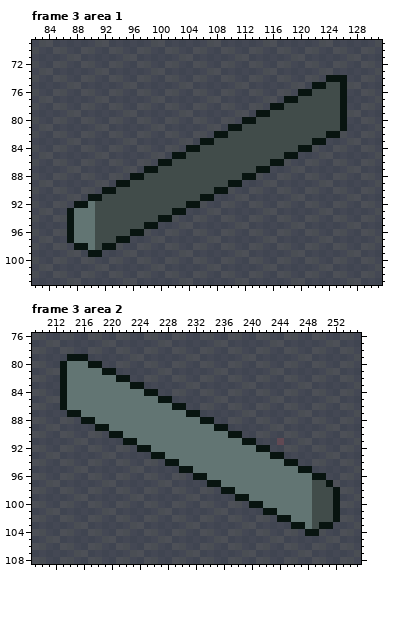
Pixel-art file: assets/img/isometrictest1.aseprite. Above: the version before the commit.
512x512 pixels, 3 frames. Colours within 5 levels of each other are drawn and written as one. Shown: frame 3 area 1: x 82..131, y 69..103; frame 3 area 2: x 209..255, y 76..108. The commit also changed other frames or places, which this record leaves out.
Now the later version:
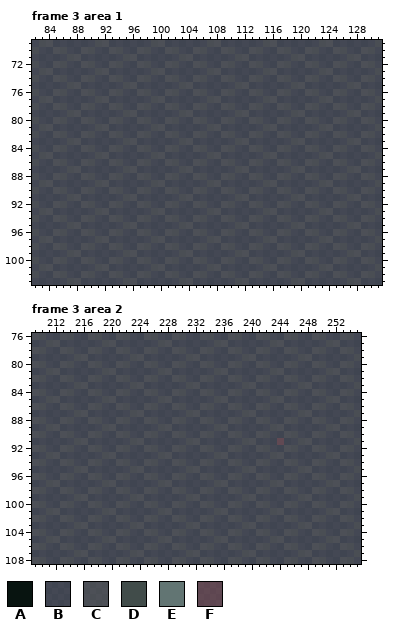
Palette (. is transparent): A #081410  B #241b2fb8  C #362e3ac2  D #414c4a  E #627573  F #502435c2
The exact change:
layer "test22" now hidden
Frame 3 area 1:
y 74: x 124..126 AAA -> BCC
y 75: x 122..126 AADDA -> BBBBB
y 76: x 120..126 AADDDDA -> BCCBBCC
y 77: x 118..126 AADDDDDDA -> BBBBBCCBB
y 78: x 116..126 AADDDDDDDDA -> BCCBBCCBBCC
y 79: x 114..126 AADDDDDDDDDDA -> BBBBBCCBBBBBB
y 80: x 112..126 AADDDDDDDDDDDDA -> BCCBBCCBBCCBBCC
y 81: x 110..126 AADDDDDDDDDDDDDDA -> BBBBBCCBBBBBBCCBB
y 82: x 108..125 AADDDDDDDDDDDDDDAA -> BCCBBCCBBCCBBCCBBC
y 83: x 106..123 AADDDDDDDDDDDDDDAA -> BBBBBCCBBBBBBCCBBB
y 84: x 104..121 AADDDDDDDDDDDDDDAA -> BCCBBCCBBCCBBCCBBC
y 85: x 102..119 AADDDDDDDDDDDDDDAA -> BBBBBCCBBBBBBCCBBB
y 86: x 100..117 AADDDDDDDDDDDDDDAA -> BCCBBCCBBCCBBCCBBC
y 87: x 98..115 AADDDDDDDDDDDDDDAA -> BBBBBCCBBBBBBCCBBB
y 88: x 96..113 AADDDDDDDDDDDDDDAA -> BCCBBCCBBCCBBCCBBC
y 89: x 94..111 AADDDDDDDDDDDDDDAA -> BBBBBCCBBBBBBCCBBB
y 90: x 92..109 AADDDDDDDDDDDDDDAA -> BCCBBCCBBCCBBCCBBC
y 91: x 90..107 AADDDDDDDDDDDDDDAA -> BBBBBCCBBBBBBCCBBB
y 92: x 88..105 AAEDDDDDDDDDDDDDAA -> BCCBBCCBBCCBBCCBBC
y 93: x 87..103 AEEEDDDDDDDDDDDAA -> BBBBCCBBBBBBCCBBB
y 94: x 87..101 AEEEDDDDDDDDDAA -> BBCCBBCCBBCCBBC
y 95: x 87..99 AEEEDDDDDDDAA -> CCBBBBBBCCBBB
y 96: x 87..97 AEEEDDDDDAA -> BBCCBBCCBBC
y 97: x 87..95 AEEEDDDAA -> BBBBCCBBB
y 98: x 88..93 AAEDAA -> BCCBBC
y 99: x 90..91 AA -> BB
Frame 3 area 2:
y 79: x 214..216 AAA -> BCC
y 80: x 213..218 AEEEAA -> CCBBCC
y 81: x 213..220 AEEEEEAA -> BBBBBBCC
y 82: x 213..222 AEEEEEEEAA -> CCBBCCBBCC
y 83: x 213..224 AEEEEEEEEEAA -> BBCCBBBBBBCC
y 84: x 213..226 AEEEEEEEEEEEAA -> CCBBCCBBCCBBCC
y 85: x 213..228 AEEEEEEEEEEEEEAA -> BBBBBBCCBBBBBBCC
y 86: x 213..230 AEEEEEEEEEEEEEEEAA -> CCBBCCBBCCBBCCBBCC
y 87: x 214..232 AAEEEEEEEEEEEEEEEAA -> BCCBBBBBBCCBBBBBBCC
y 88: x 216..234 AAEEEEEEEEEEEEEEEAA -> BCCBBCCBBCCBBCCBBCC
y 89: x 218..236 AAEEEEEEEEEEEEEEEAA -> BCCBBBBBBCCBBBBBBCC
y 90: x 220..238 AAEEEEEEEEEEEEEEEAA -> BCCBBCCBBCCBBCCBBCC
y 91: x 222..240 AAEEEEEEEEEEEEEEEAA -> BCCBBBBBBCCBBBBBBCC
y 92: x 224..242 AAEEEEEEEEEEEEEEEAA -> BCCBBCCBBCCBBCCBBCC
y 93: x 226..244 AAEEEEEEEEEEEEEEEAA -> BCCBBBBBBCCBBBBBBCC
y 94: x 228..246 AAEEEEEEEEEEEEEEEAA -> BCCBBCCBBCCBBCCBBCC
y 95: x 230..248 AAEEEEEEEEEEEEEEEAA -> BCCBBBBBBCCBBBBBBCC
y 96: x 232..250 AAEEEEEEEEEEEEEEEAA -> BCCBBCCBBCCBBCCBBCC
y 97: x 234..251 AAEEEEEEEEEEEEEDDA -> BCCBBBBBBCCBBBBBBC
y 98: x 236..252 AAEEEEEEEEEEEDDDA -> BCCBBCCBBCCBBCCBB
y 99: x 238..252 AAEEEEEEEEEDDDA -> BCCBBBBBBCCBBBB
y 100: x 240..252 AAEEEEEEEDDDA -> BCCBBCCBBCCBB
y 101: x 242..252 AAEEEEEDDDA -> BCCBBBBBBCC
y 102: x 244..252 AAEEEDDDA -> BCCBBCCBB
y 103: x 246..251 AAEDAA -> BCCBBB
y 104: x 248..249 AA -> BC
